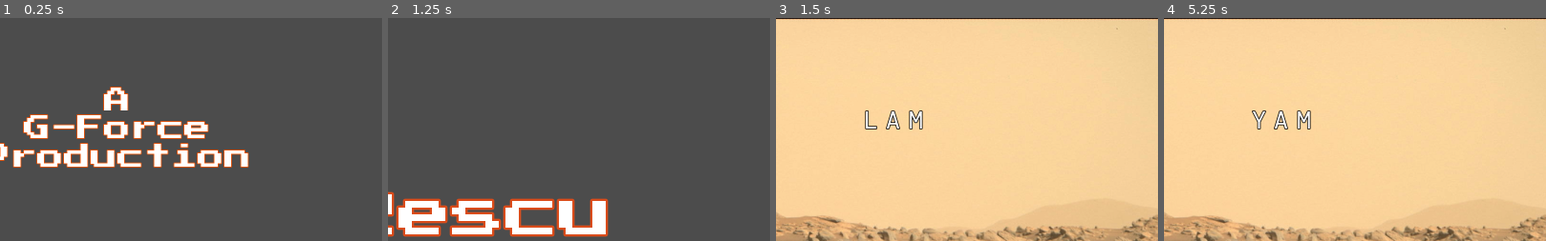
Above: before the commit, frames 1-4 (left to right).
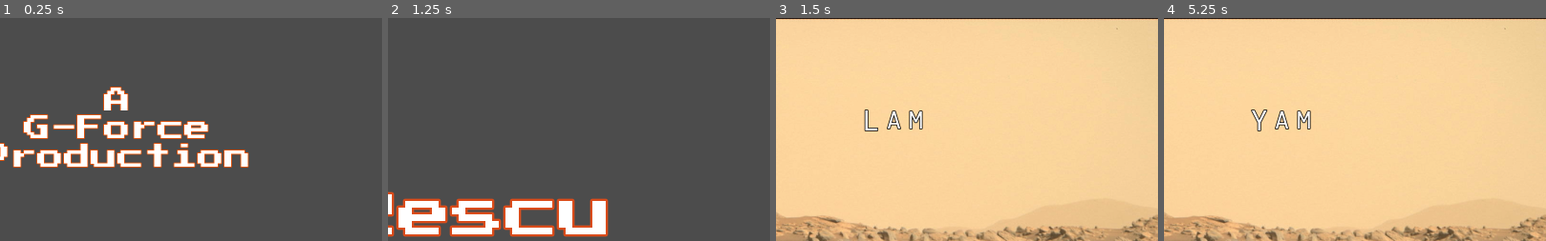
Above: after the commit, the same moments.

Repository: the-g-force/FamJam-February2021
Game: Godot game, scene res://src/SplashScreen.tscn
Same seed, same stepped clock (60 frames per second), same inputs: the game is played once before the commit and once after it.
Inputs (mouse positions are % of the whole screen's width and height, from its top left):
- Up to frame 1 (0.25 s): no input
- Up to frame 2 (1.25 s): tap Enter at 0.5 s; move the mouse to (72, 45) at 0.52 s; click (72, 45) at 0.67 s
- Up to frame 3 (1.5 s): click "Play" at 1.25 s
- Up to frame 4 (5.25 s): move the mouse to (30, 55) at 2.02 s; click (30, 55) at 2.17 s; move the mouse to (60, 28) at 2.77 s; click (60, 28) at 2.92 s; move the mouse to (45, 70) at 3.52 s; click (45, 70) at 3.67 s; move the mouse to (80, 65) at 4.27 s; click (80, 65) at 4.42 s; click "Play Again" at 5 s
The pictures show only the part of the screen within x 35-85%, y 0-50%; the shares and areas given below are measured in that part.

Frames 1-2 are identical in both runs. In frame 3, 0.3% of the frame differs, in the area x 23-33%, y 41-51%; in frame 4, 0.3%.

Commit message:
Tighten animation duration

Diff:
--- a/project/src/FancyLetter.tscn
+++ b/project/src/FancyLetter.tscn
@@ -9,7 +9,7 @@
 
 [sub_resource type="Animation" id=1]
 resource_name = "next_letter"
-length = 0.5
+length = 0.3
 tracks/0/type = "value"
 tracks/0/path = NodePath(".:custom_fonts/font:size")
 tracks/0/interp = 1
@@ -17,7 +17,7 @@
 tracks/0/imported = false
 tracks/0/enabled = true
 tracks/0/keys = {
-"times": PoolRealArray( 0, 0.5 ),
+"times": PoolRealArray( 0, 0.3 ),
 "transitions": PoolRealArray( 2.2974, 2.2974 ),
 "update": 0,
 "values": [ 32, 52 ]
